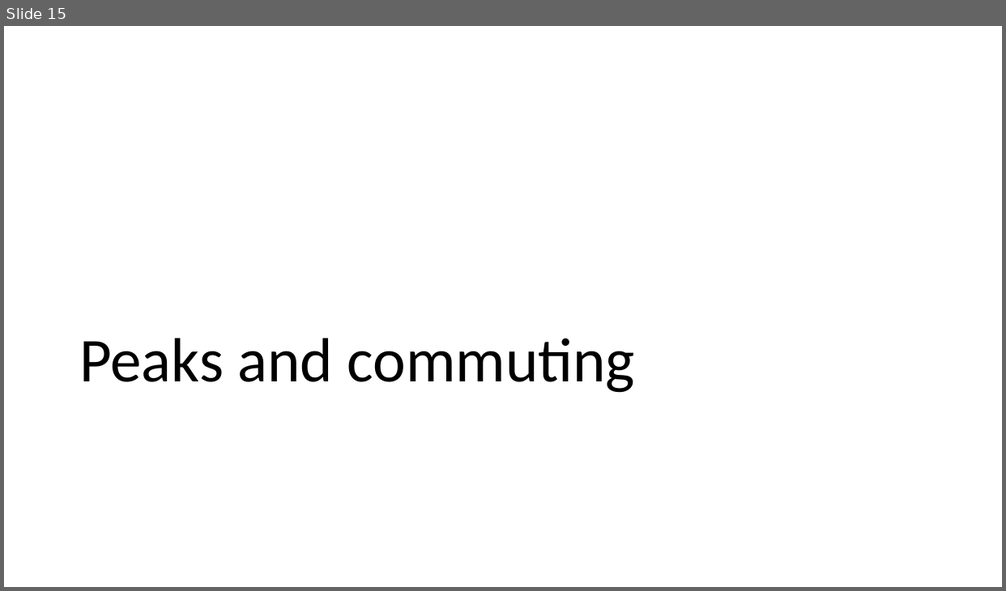
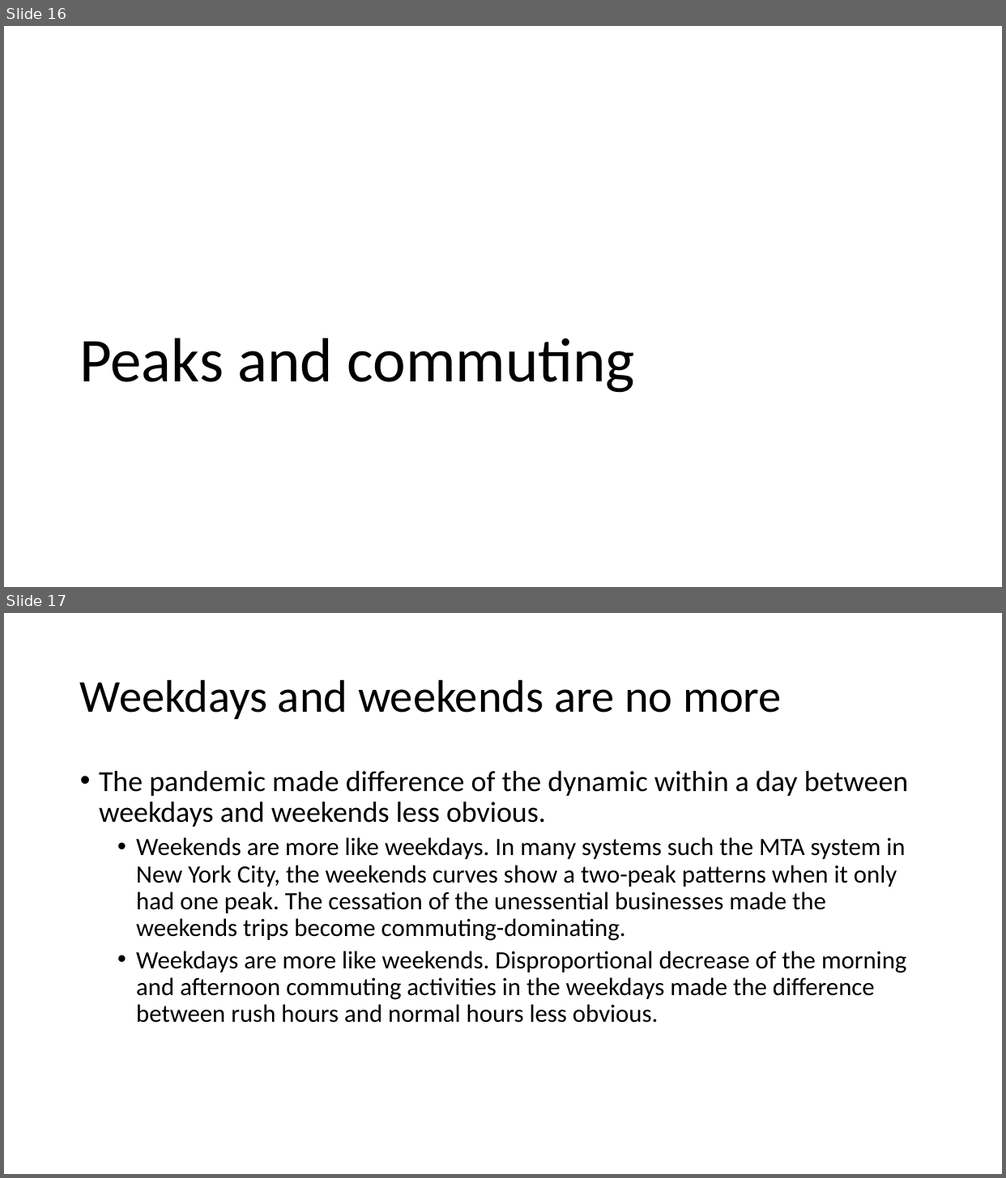
Before and after one commit to luyuliu/COVID-Transit-Demand, a slide deck: doc/pre_results.pptx. Shown one above the other, each under a label of ours: slide 15 before the commit, slides 16 and 17 after it. The pictures are 1006x591 and 1006x1178 pixels, drawn with LibreOffice and Linux fonts; fonts in the diff are those of the drawing. Boxes give left, top, right and bottom in pixels: in the first picture for what was removed or moved away, otherwise in the second. Text is boxed around its words. In the diff, an @@ line names an element or a change of style, - is before the commit and + after.

```diff
--- a/doc/pre_results.pptx
+++ b/doc/pre_results.pptx
@@ slide 17 added at [4,613,1002,1174], background #FFFFFF @@
@@ title added at [80,679,782,719], 44 pt, text #000000 @@
+Weekdays and weekends are no more
@@ text added at [99,771,908,1023], 24 pt, text #000000 @@
+• The pandemic made difference of the dynamic within a day between weekdays and weekends less obvious.
+  • Weekends are more like weekdays. In many systems such the MTA system in New York City, the weekends curves show a two-peak patterns when it only had one peak. The cessation of the unessential businesses made the weekends trips become commuting-dominating.
+  • Weekdays are more like weekends. Disproportional decrease of the morning and afternoon commuting activities in the weekdays made the difference between rush hours and normal hours less obvious.
@@ what was slide 15 is now slide 16 @@
```
Also in this commit, not shown: 1 slide changed, 1 other slide added, 1 other file.
